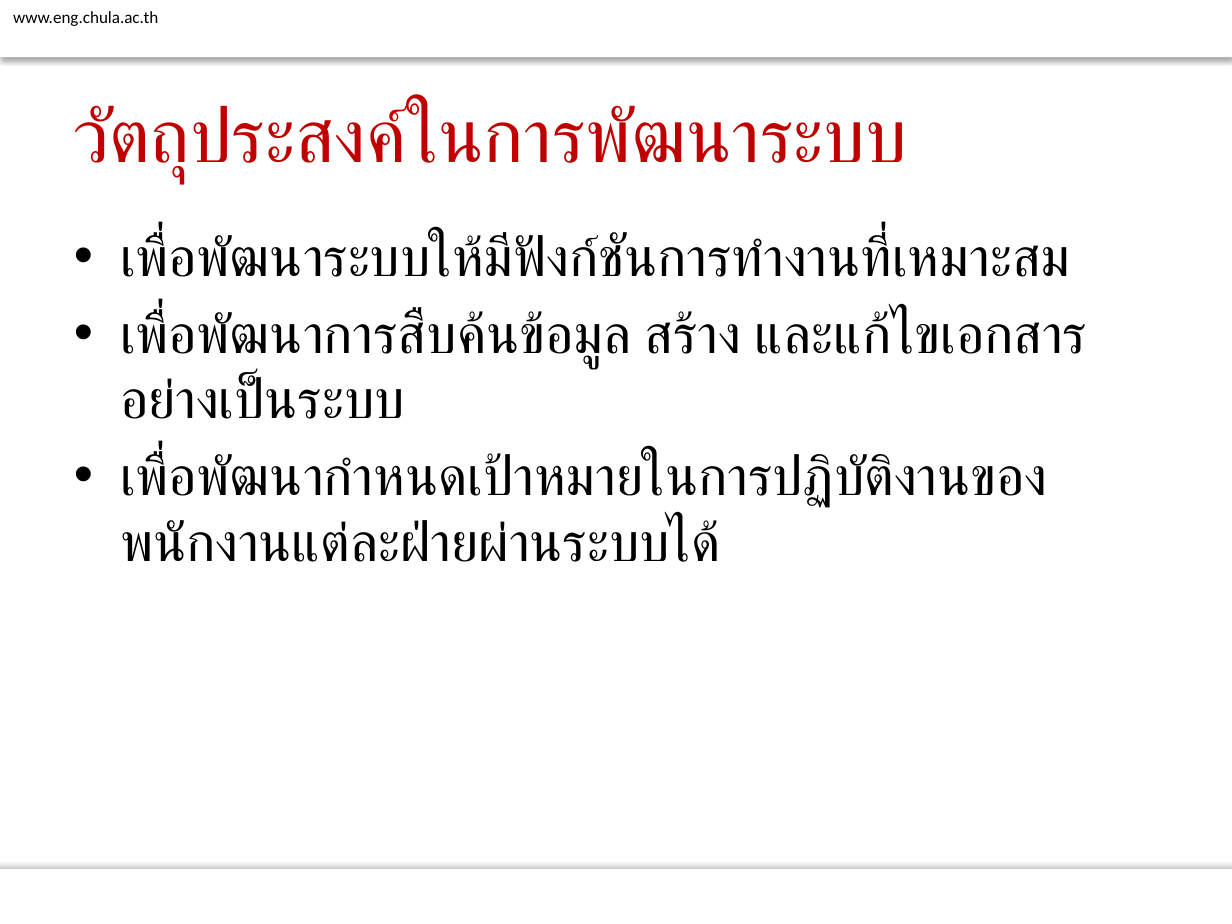
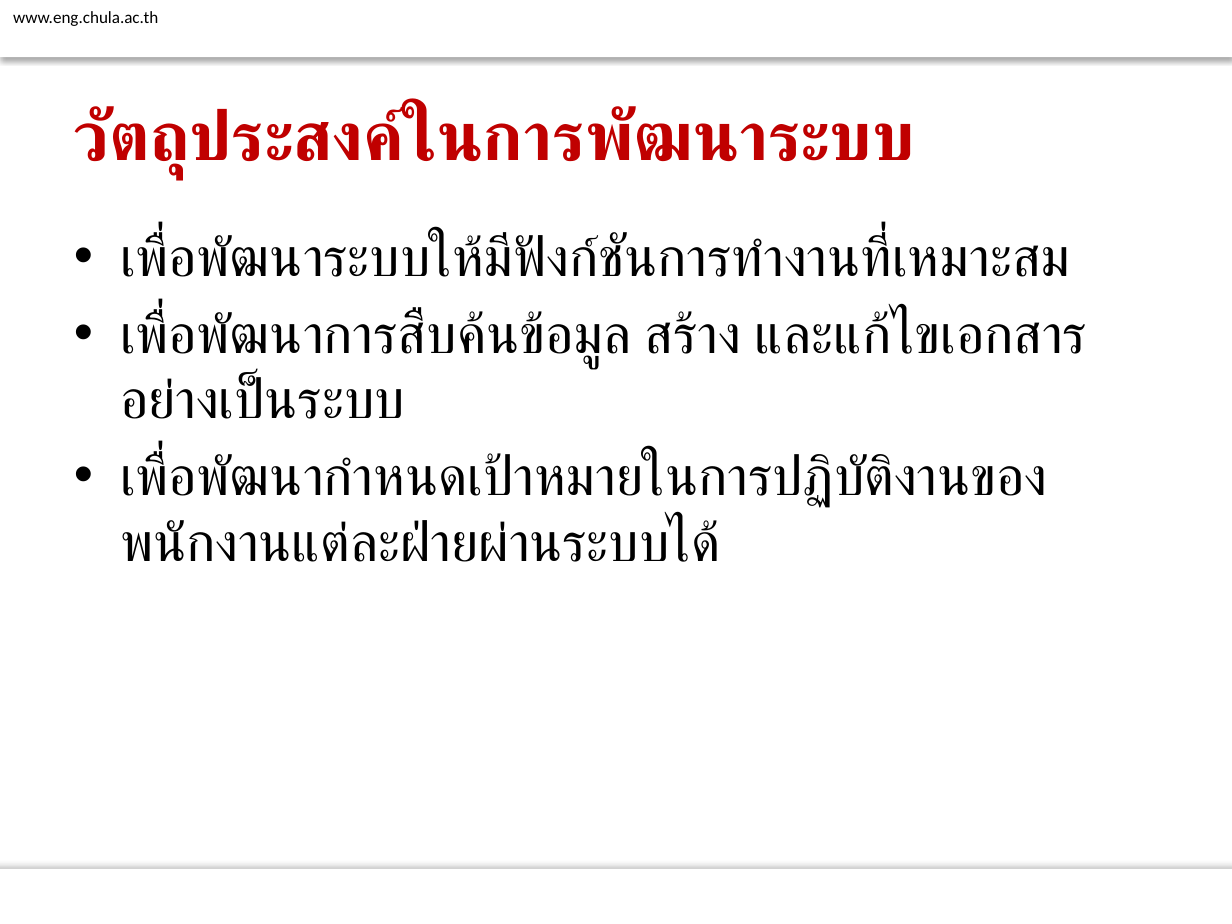
Before and after one commit to atadeesom/BubbleBeeDoc, a slide deck: slide 11 of Proposal/Final/Presentation R1.pptx (slide 12 before the commit). Drawn at 1232x924 pixels with LibreOffice and Linux fonts; fonts in the diff are those of the drawing; background and template pictures are left out. Boxes give left, top, right and bottom in pixels: in the first picture for what was removed or moved away, otherwise in the second. Text is boxed around its words. In the diff, an @@ line names an element or a change of style, - is before the commit and + after.

```diff
--- a/Proposal/Final/Presentation R1.pptx
+++ b/Proposal/Final/Presentation R1.pptx
@@ title "วัตถุประสงค์ในการพัฒนาระบบ" at (74,107,915,179): size 44 to 40 pt, bold on @@
```
Also in this commit, not shown: 17 other slides changed.
